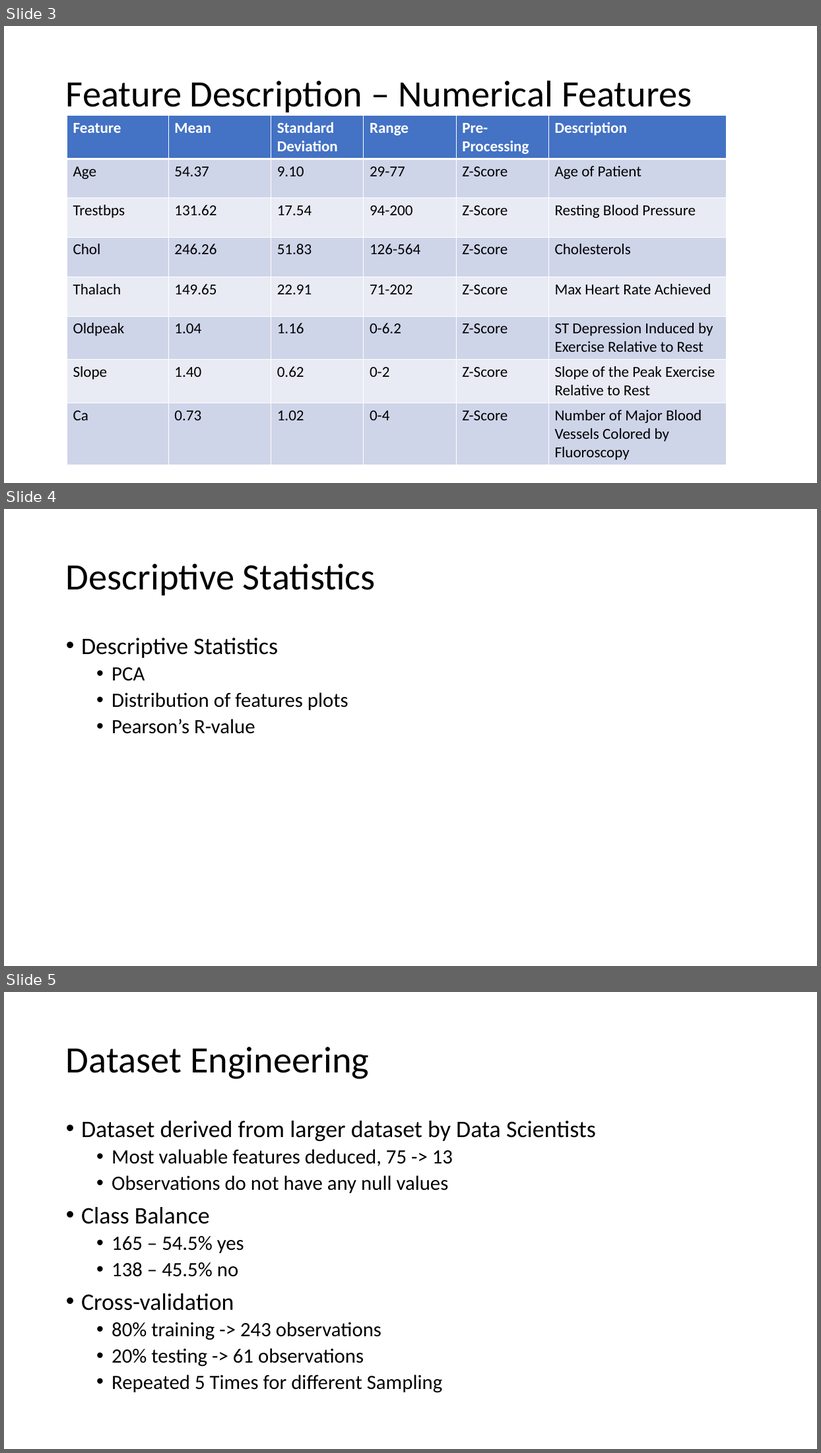
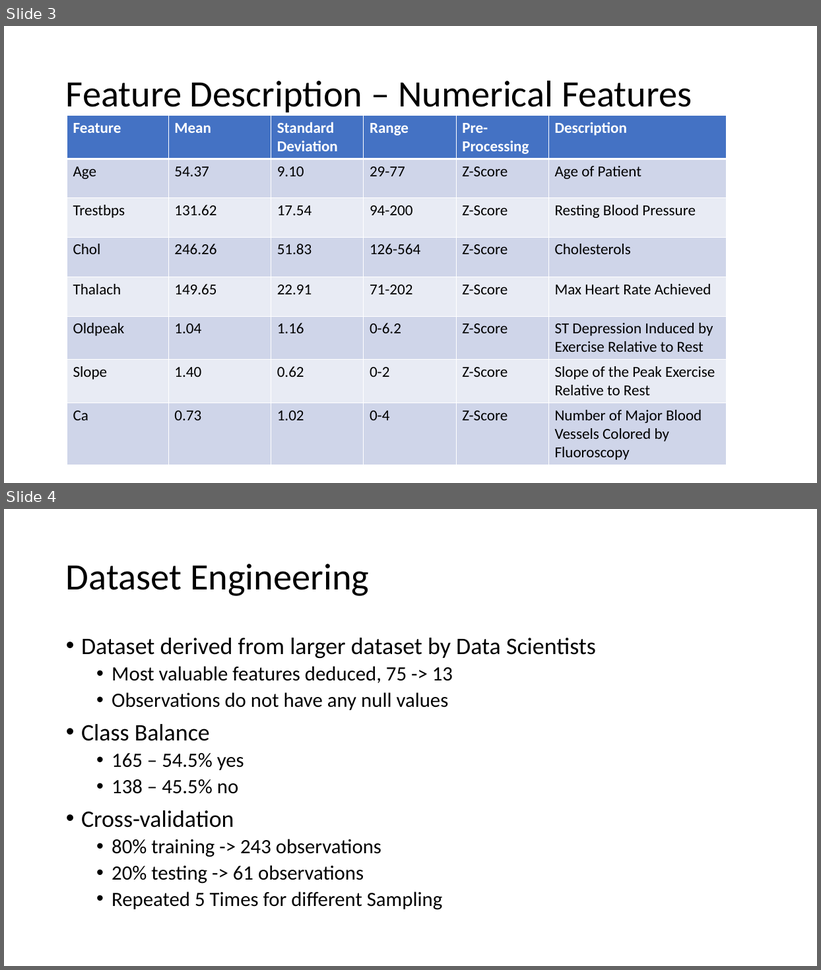
Before and after one commit to randm4940/CS-7830-Fall-2019-Project, a slide deck: documents/presentation.pptx. Shown one above the other, each under a label of ours: slides 3, 4 and 5 before the commit, slides 3 and 4 after it. The pictures are 821x1453 and 821x970 pixels, drawn with LibreOffice and Linux fonts; fonts in the diff are those of the drawing. Boxes give left, top, right and bottom in pixels: in the first picture for what was removed or moved away, otherwise in the second. Text is boxed around its words. In the diff, an @@ line names an element or a change of style, - is before the commit and + after.

Commit message:
Made changes to PPT.
Rearranged a couple slides.

```diff
--- a/documents/presentation.pptx
+++ b/documents/presentation.pptx
@@ slide 4 removed at (4,509,817,966), background #FFFFFF @@
@@ title removed at (66,564,376,595) @@
-Descriptive Statistics
@@ text removed at (81,638,349,734) @@
-• Descriptive Statistics
-  • PCA
-  • Distribution of features plots
-  • Pearson’s R-value
@@ what was slide 5 is now slide 4 @@
```
